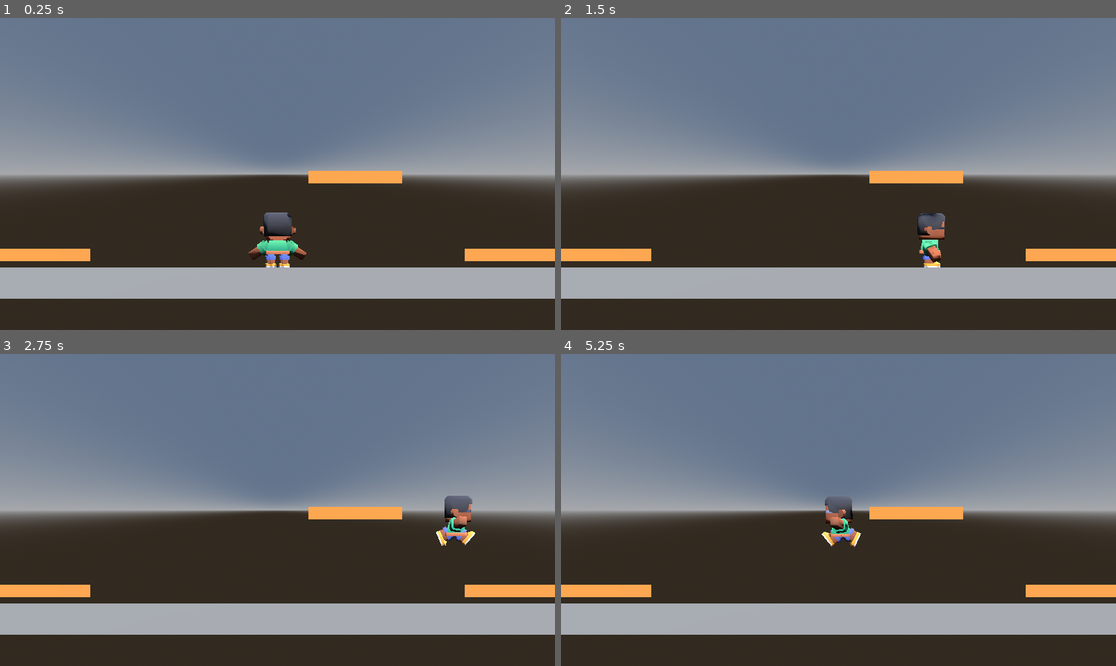
Above: before the commit, frames 1-4 (two rows, left to right).
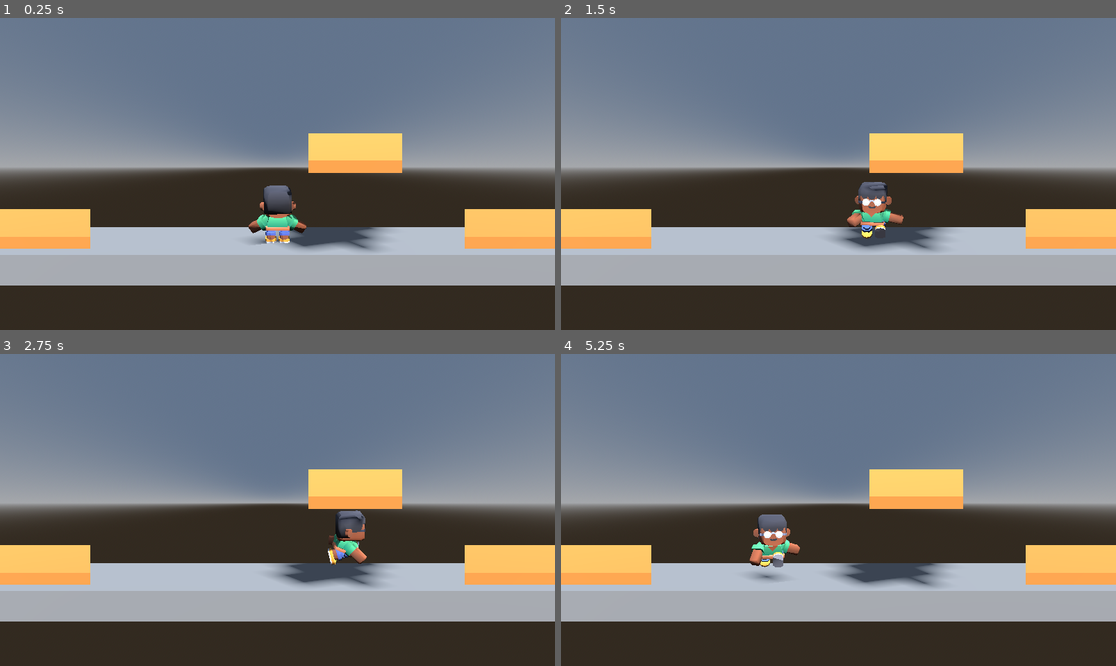
Above: after the commit, the same moments.

Repository: Marti-26/DeadEnd
Game: Godot game, scene res://main.tscn
The game is run twice, just before and just after one commit, with the same random seed, the same clock (stepped at 60 frames per second) and the same inputs.
Inputs:
- Up to frame 1 (0.25 s): no input
- Up to frame 2 (1.5 s): tap Enter at 0.5 s; hold D (move_right) 0.53-1.28 s; hold Shift (sigilo, bound only after the commit) 0.53-1.28 s; tap Space (saltar) at 0.77, 0.8, 1.07, 1.35 s; hold S (move_down) from 1.28 s (still down)
- Up to frame 3 (2.75 s): tap Space (saltar) at 1.52, 1.82, 2.3 s; tap Shift (sigilo, bound only after the commit) at 1.55 s; release S (move_down) at 2.03 s; hold D (move_right) from 2.03 s (still down); hold Shift (sigilo, bound only after the commit) from 2.03 s (still down)
- Up to frame 4 (5.25 s): release D (move_right) at 2.78 s; release Shift (sigilo, bound only after the commit) at 2.78 s; hold W (move_up) 2.78-3.53 s; tap Shift (sigilo, bound only after the commit) at 2.85, 4.35 s; tap Space (saltar) at 3.02, 3.32, 3.6, 3.77, 4.07, 4.52, 4.82 s; hold A (move_left) 3.53-5.03 s; hold S (move_down) from 5.03 s (still down); hold Shift (sigilo, bound only after the commit) from 5.03 s (still down)

The runs differ from the first frame. In frame 1, 26% of the frame differs, in the area x 0-100%, y 36-90%; in frame 2, 26%; in frame 3, 26%; in frame 4, 27%.

Commit message:
T7 N1 - Tarea A - correr y la diagonal

Diff:
--- a/main.tscn
+++ b/main.tscn
@@ -1,7 +1,7 @@
-[gd_scene format=3]
+[gd_scene format=3 uid="uid://c73cyx7231cao"]
 
-[ext_resource type="Script" path="res://personaje.gd" id="1_pj"]
-[ext_resource type="PackedScene" path="res://personaje/character-male-a.glb" id="2_modelo"]
+[ext_resource type="Script" uid="uid://bj0372xnq02wk" path="res://personaje.gd" id="1_pj"]
+[ext_resource type="PackedScene" uid="uid://biu6tppn8ml1q" path="res://personaje/character-male-a.glb" id="2_modelo"]
 
 [sub_resource type="ProceduralSkyMaterial" id="CieloMat"]
 
@@ -21,78 +21,80 @@
 [sub_resource type="BoxMesh" id="PlatMalla"]
 size = Vector3(3, 0.4, 4)
 
+[sub_resource type="StandardMaterial3D" id="PlatMat"]
+albedo_color = Color(0.85, 0.55, 0.25, 1)
+
 [sub_resource type="BoxShape3D" id="PlatForma"]
 size = Vector3(3, 0.4, 4)
-
-[sub_resource type="StandardMaterial3D" id="PlatMat"]
-albedo_color = Color(0.85, 0.55, 0.25, 1)
 
 [sub_resource type="CapsuleShape3D" id="Capsula"]
 radius = 0.35
 height = 1.75
 
-[node name="Main" type="Node3D"]
+[node name="Main" type="Node3D" unique_id=804748071]
 
-[node name="WorldEnvironment" type="WorldEnvironment" parent="."]
+[node name="WorldEnvironment" type="WorldEnvironment" parent="." unique_id=1914621436]
 environment = SubResource("Entorno")
 
-[node name="DirectionalLight3D" type="DirectionalLight3D" parent="."]
+[node name="DirectionalLight3D" type="DirectionalLight3D" parent="." unique_id=279629283]
 transform = Transform3D(0.866025, -0.353553, 0.353553, 0, 0.707107, 0.707107, -0.5, -0.612372, 0.612372, 0, 6, 0)
 shadow_enabled = true
 
-[node name="Suelo" type="StaticBody3D" parent="."]
+[node name="Suelo" type="StaticBody3D" parent="." unique_id=898811522]
 transform = Transform3D(1, 0, 0, 0, 1, 0, 0, 0, 1, 0, -0.5, 0)
 
-[node name="MeshInstance3D" type="MeshInstance3D" parent="Suelo"]
+[node name="MeshInstance3D" type="MeshInstance3D" parent="Suelo" unique_id=259832637]
 mesh = SubResource("PisoMalla")
 
-[node name="CollisionShape3D" type="CollisionShape3D" parent="Suelo"]
+[node name="CollisionShape3D" type="CollisionShape3D" parent="Suelo" unique_id=2032636844]
 shape = SubResource("PisoForma")
 
-[node name="Plataformas" type="Node3D" parent="."]
+[node name="Plataformas" type="Node3D" parent="." unique_id=1520033605]
 
-[node name="Plataforma1" type="StaticBody3D" parent="Plataformas"]
+[node name="Plataforma1" type="StaticBody3D" parent="Plataformas" unique_id=1240550901]
 transform = Transform3D(1, 0, 0, 0, 1, 0, 0, 0, 1, 7.5, 0.4, 0)
 
-[node name="MeshInstance3D" type="MeshInstance3D" parent="Plataformas/Plataforma1"]
+[node name="MeshInstance3D" type="MeshInstance3D" parent="Plataformas/Plataforma1" unique_id=1945544140]
 mesh = SubResource("PlatMalla")
 surface_material_override/0 = SubResource("PlatMat")
 
-[node name="CollisionShape3D" type="CollisionShape3D" parent="Plataformas/Plataforma1"]
+[node name="CollisionShape3D" type="CollisionShape3D" parent="Plataformas/Plataforma1" unique_id=1435951651]
 shape = SubResource("PlatForma")
 
-[node name="Plataforma2" type="StaticBody3D" parent="Plataformas"]
+[node name="Plataforma2" type="StaticBody3D" parent="Plataformas" unique_id=228910679]
 transform = Transform3D(1, 0, 0, 0, 1, 0, 0, 0, 1, -7.5, 0.4, 0)
 
-[node name="MeshInstance3D" type="MeshInstance3D" parent="Plataformas/Plataforma2"]
+[node name="MeshInstance3D" type="MeshInstance3D" parent="Plataformas/Plataforma2" unique_id=1879694558]
 mesh = SubResource("PlatMalla")
 surface_material_override/0 = SubResource("PlatMat")
 
-[node name="CollisionShape3D" type="CollisionShape3D" parent="Plataformas/Plataforma2"]
+[node name="CollisionShape3D" type="CollisionShape3D" parent="Plataformas/Plataforma2" unique_id=522136169]
 shape = SubResource("PlatForma")
 
-[node name="Plataforma3" type="StaticBody3D" parent="Plataformas"]
+[node name="Plataforma3" type="StaticBody3D" parent="Plataformas" unique_id=1516963350]
 transform = Transform3D(1, 0, 0, 0, 1, 0, 0, 0, 1, 2.5, 2.9, 0)
 
-[node name="MeshInstance3D" type="MeshInstance3D" parent="Plataformas/Plataforma3"]
+[node name="MeshInstance3D" type="MeshInstance3D" parent="Plataformas/Plataforma3" unique_id=28154019]
 mesh = SubResource("PlatMalla")
 surface_material_override/0 = SubResource("PlatMat")
 
-[node name="CollisionShape3D" type="CollisionShape3D" parent="Plataformas/Plataforma3"]
+[node name="CollisionShape3D" type="CollisionShape3D" parent="Plataformas/Plataforma3" unique_id=169739065]
 shape = SubResource("PlatForma")
 
-[node name="Camera3D" type="Camera3D" parent="."]
-transform = Transform3D(1, 0, 0, 0, 1, 0, 0, 0, 1, 0, 3, 12)
+[node name="Camera3D" type="Camera3D" parent="." unique_id=750007544]
+transform = Transform3D(1, 0, 0, 0, 0.97504103, 0.2220248, 0, -0.2220248, 0.97504103, 0, 4.9415436, 12)
 projection = 1
 size = 10.0
 
-[node name="Personaje" type="CharacterBody3D" parent="."]
+[node name="Personaje" type="CharacterBody3D" parent="." unique_id=734133013 node_paths=PackedStringArray("camara")]
 axis_lock_linear_z = true
 script = ExtResource("1_pj")
+camara = NodePath("../Camera3D")
+accion_prueba = "sigilo"
 
-[node name="CollisionShape3D" type="CollisionShape3D" parent="Personaje"]
+[node name="CollisionShape3D" type="CollisionShape3D" parent="Personaje" unique_id=1691281992]
 transform = Transform3D(1, 0, 0, 0, 1, 0, 0, 0, 1, 0, 0.875, 0)
 shape = SubResource("Capsula")
 
-[node name="Modelo" parent="Personaje" instance=ExtResource("2_modelo")]
+[node name="Modelo" parent="Personaje" unique_id=779415784 instance=ExtResource("2_modelo")]
 transform = Transform3D(-2.6, 0, 0, 0, 2.6, 0, 0, 0, -2.6, 0, 0, 0)
--- a/personaje.gd
+++ b/personaje.gd
@@ -1,6 +1,10 @@
 extends CharacterBody3D
 
-@export var speed = 4.0
+#@export var speed = 4.0
+@export var camara: Camera3D
+@export  var speed_caminar = 3.0
+@export var speed_sigilo = 1.5
+
 @export var gravedad = 9.8
 @export var fuerza_salto = 6.0
 @onready var anim = $Modelo/AnimationPlayer
@@ -12,21 +16,32 @@
 
 
 func _physics_process(delta):
-	if not is_on_floor():
-		velocity.y -= gravedad * delta
-	elif Input.is_action_just_pressed("saltar"):
-		velocity.y = fuerza_salto
+	velocity += get_gravity() * delta
 
-	var lado = Input.get_axis("move_left", "move_right")
-	velocity.x = lado * speed * multiplicador + empuje.x
+	var input_dir = Input.get_vector("move_left", "move_right", "move_up", "move_down")
+	var entrada = Vector3(input_dir.x, 0.0, input_dir.y)
 
-	if lado != 0:
-		rotation.y = -PI / 2 * sign(lado)   # mira hacia +X o hacia -X
+	# Girar la entrada solo en el eje Y de la cámara y normalizar
+	var giro_cam = camara.global_rotation.y
+	var direction = entrada.rotated(Vector3.UP, giro_cam).normalized()
+
+	# Detectar si se presiona la tecla se sigilo
+	var corre = Input.is_action_pressed("sigilo")
+	var speed = speed_sigilo if corre else speed_caminar
+
+	# Aplicar velocidad respetando enchufes
+	velocity.x = direction.x * speed * multiplicador + empuje.x
+	velocity.z = direction.z * speed * multiplicador + empuje.z
+
+	# Rotación hacia donde camina y animaciones
+	if direction.length() > 0:
+		basis = Basis.looking_at(direction)
+
 	if accion != "":
 		anim.play(accion)
-	elif not is_on_floor():
-		anim.play("jump" if velocity.y > 0 else "fall")
-	elif lado != 0:
+	elif direction.length() > 0 and corre:
+		anim.play("sprint")
+	elif direction.length() > 0:
 		anim.play("walk")
 	else:
 		anim.play("idle")
--- a/project.godot
+++ b/project.godot
@@ -46,6 +46,11 @@
 "events": [Object(InputEventKey,"resource_local_to_scene":false,"resource_name":"","device":-1,"window_id":0,"alt_press …(191 unchanged characters)…
 ]
 }
+sigilo={
+"deadzone": 0.2,
+"events": [Object(InputEventKey,"resource_local_to_scene":false,"resource_name":"","device":-1,"window_id":0,"alt_pressed":false,"shift_pressed":false,"ctrl_pressed":false,"meta_pressed":false,"pressed":false,"keycode":0,"physical_keycode":4194325,"key_label":0,"unicode":0,"location":0,"echo":false,"script":null)
+]
+}
 
 [physics]
 
